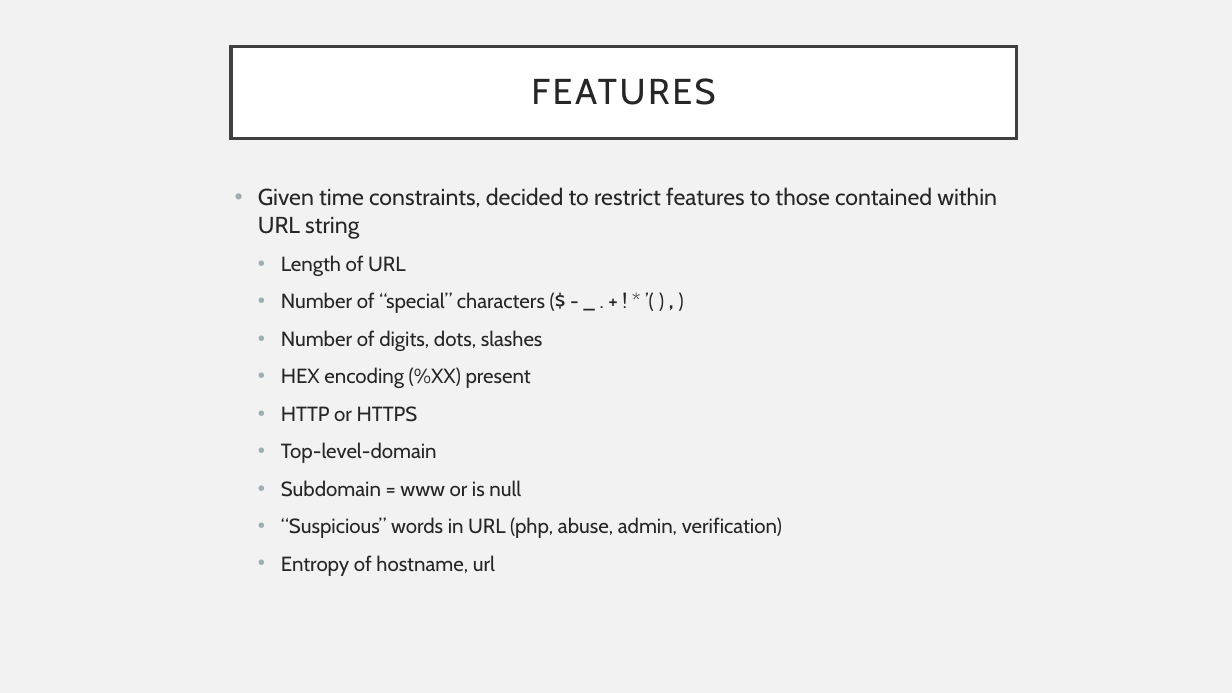
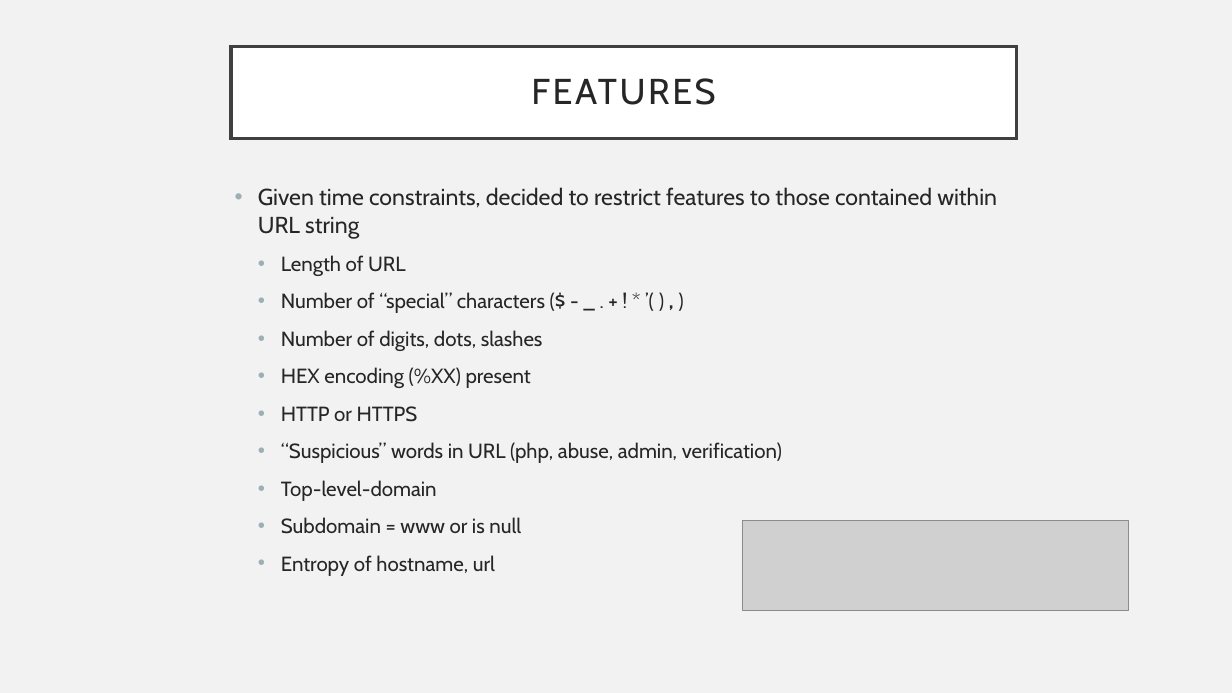
Before and after one commit to kbfreder/phishing-urls, a slide deck: slide 4 of docs/Presentation.pptx. Drawn at 1232x693 pixels with LibreOffice and Linux fonts; fonts in the diff are those of the drawing; grey boxes stand for pictures. Boxes give left, top, right and bottom in pixels: in the first picture for what was removed or moved away, otherwise in the second. Text is boxed around its words. In the diff, an @@ line names an element or a change of style, - is before the commit and + after.

Commit message:
Added more text

```diff
--- a/docs/Presentation.pptx
+++ b/docs/Presentation.pptx
@@ text at <box>281,442,782,463</box>: paragraph added @@
+  • “Suspicious” words in URL (php, abuse, admin, verification)
@@ text at <box>281,517,782,538</box>: paragraph removed @@
-  • “Suspicious” words in URL (php, abuse, admin, verification)
@@ picture added at <box>743,520,1128,611</box> @@
```
Also in this commit, not shown: 6 other slides changed, 1 slide added, 1 slide removed.
